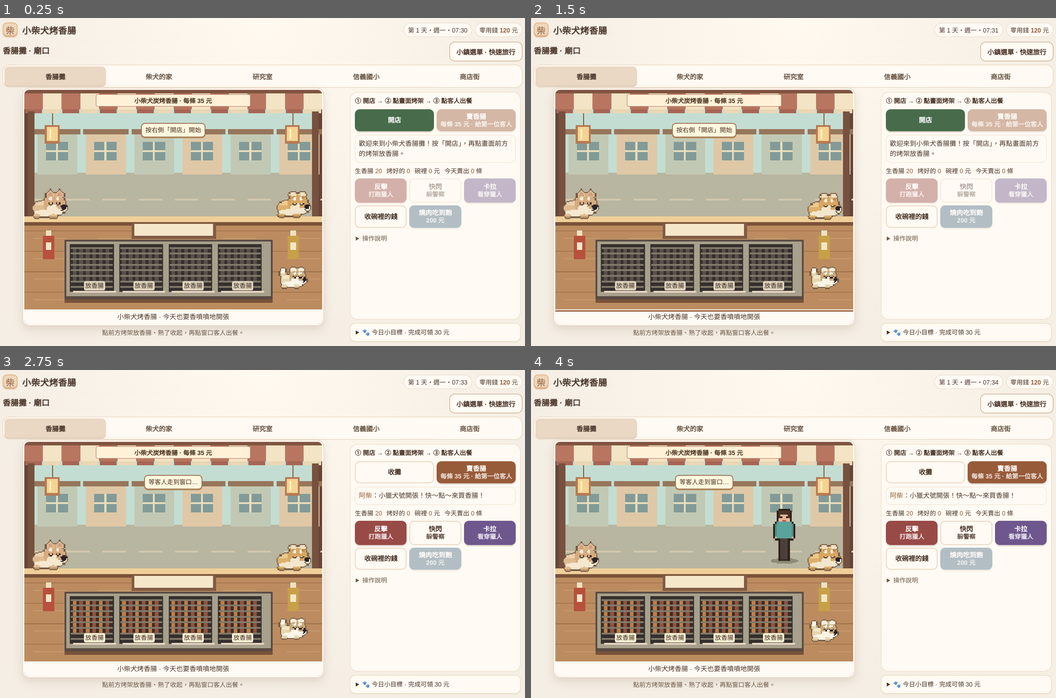
Above: before the commit, frames 1-4 (two rows, left to right).
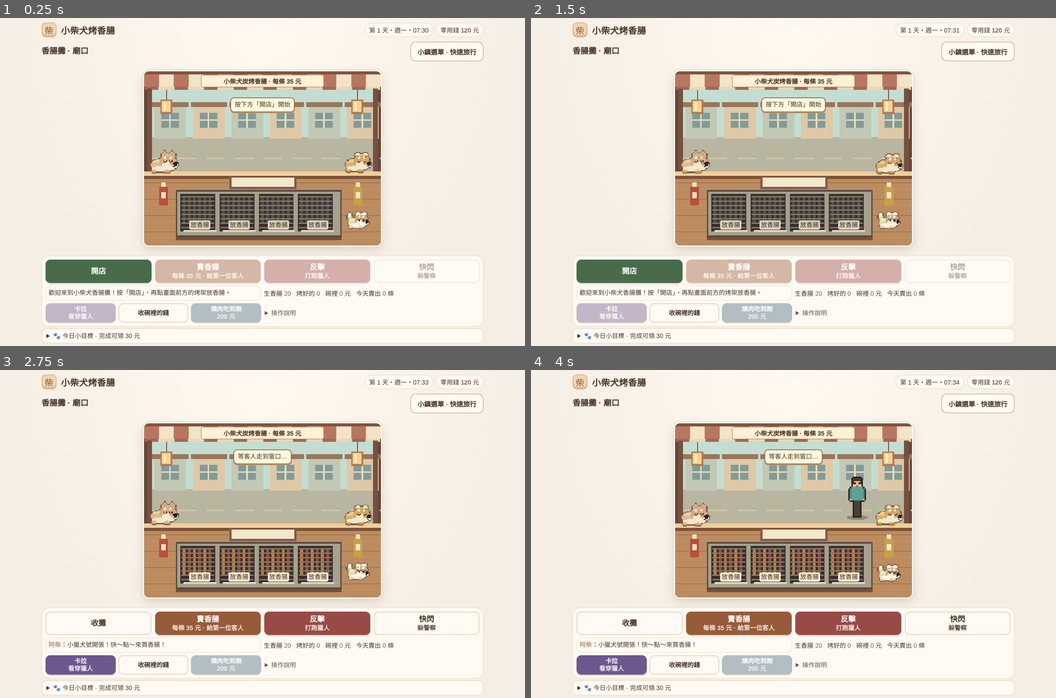
Above: after the commit, the same moments.

Repository: bb9vgzsdy8-spec/Shiba-game
Game: browser game, page 小柴犬的小鎮_第一階段_自由走動體驗.html
Two runs of this game, one before a commit and one after it. Both use one fixed random seed, a clock stepped at 60 frames per second and the inputs below.
Inputs (mouse positions are in pixels of both pictures, inside the frame that each line leads up to; where the layout moved, square brackets give the same spot in the first picture):
- Up to frame 1 (0.25 s): no input
- Up to frame 2 (1.5 s): click (793, 159) [704, 198] at 0.27 s; hold Right from 1.03 s (still down); tap Ctrl at 1.1 s
- Up to frame 3 (2.75 s): release Right at 1.53 s; hold Left 1.58-2.15 s; tap Ctrl at 1.6, 2.1, 2.6 s; click "開店" at 2.02 s; hold Up 2.2-2.5 s; hold Right from 2.55 s (still down)
- Up to frame 4 (4 s): tap Ctrl at 3.1, 3.6 s; release Right at 3.22 s; hold Up 3.27-3.5 s; hold Left 3.55-3.98 s

The runs differ from the first frame. In frame 1, 54% of the frame differs, in the area x 0-100%, y 1-100%; in frame 2, 54%; in frame 3, 53%; in frame 4, 53%.

Commit message:
Center cooking actions below the game screen

Diff:
--- a/小柴犬的小鎮_第一階段_自由走動體驗.html
+++ b/小柴犬的小鎮_第一階段_自由走動體驗.html
@@ -247,6 +247,35 @@
 #counterControls #grills .grill:disabled span{background:#dfd4be}
 #counterControls #grills .grill:hover:not(:disabled){border-color:#fbe8b5}
 @media(max-width:520px){.counter-sign{font-size:12px;padding:1px}#customerOrder{padding:2px 3px;font-size:14px}#counterCustomer{left:29%;width:42%}#counterControls #grills .grill{padding:0 1px 8px}#counterControls #grills .grill span{padding:1px;font-size:14px}}
+/* Cooking controls sit directly below the scene, in the player's line of sight. */
+.app[data-scene="temple"]{max-width:1000px}
+.app[data-scene="temple"]>.tabs{display:none}
+.app[data-scene="temple"] .workspace{display:flex;flex-direction:column;gap:8px}
+.app[data-scene="temple"] .play-area{flex:1;min-height:0;margin:0 auto;width:100%;max-width:none}
+.app[data-scene="temple"] .stage-caption,.app[data-scene="temple"] .travel-status,.app[data-scene="temple"] .stall-guide{display:none}
+.app[data-scene="temple"] .controls{flex:none;overflow:visible;padding:0;gap:4px}
+#p-temple{display:grid;grid-template-columns:1fr 1fr;gap:6px;padding:8px}
+#p-temple .stall-primary{grid-column:1/-1;grid-template-columns:repeat(4,minmax(0,1fr));gap:8px}
+#p-temple .stall-primary .btn{min-height:52px;font-size:17px;padding:6px}
+#p-temple .stall-primary .btn small{font-size:14px}
+#p-temple .msg{font-size:14px;line-height:1.4;padding:6px}
+#p-temple .stats{align-content:center;font-size:14px;gap:4px 12px}
+#p-temple .stall-secondary{grid-template-columns:repeat(3,minmax(0,1fr))}
+#p-temple .stall-secondary .btn{font-size:14px;padding:5px}
+#p-temple .instructions{align-self:center}
+.app[data-scene="temple"] .daily-card{padding:0 8px;box-shadow:none}
+@media(min-width:900px) and (min-height:600px){
+ .app[data-scene="temple"] .stage{max-width:calc((100vh - 350px) * 320 / 236);max-width:calc((100dvh - 350px) * 320 / 236)}
+ .app[data-scene="temple"] .travel-map:not([hidden]) ~ .workspace .stage{max-width:calc((100vh - 420px) * 320 / 236);max-width:calc((100dvh - 420px) * 320 / 236)}
+ .app[data-scene="temple"] .instructions .hint,.app[data-scene="temple"] .daily-content{max-height:110px;overflow:auto}
+}
+@media(max-width:899px),(max-height:599px){
+ .app[data-scene="temple"] .stage{max-width:600px}
+ #p-temple{grid-template-columns:1fr}
+ #p-temple .stall-primary{position:sticky;bottom:8px;z-index:3;background:var(--panel);padding:6px;border:1px solid var(--line);border-radius:12px;order:10}
+ #p-temple .stall-primary .btn{font-size:15px;padding:5px 2px;min-height:52px}
+ #p-temple .stall-primary .btn small{font-size:13px}
+}
 </style>
 </head>
 <body>
@@ -280,7 +309,7 @@
   <div class="stage">
     <div class="stage-screen"><canvas id="cv" width="320" height="236" tabindex="0" aria-label="等角像素風遊戲畫面"></canvas><button type="button" class="door-label" id="doorLabel" hidden></button>
       <div id="counterControls" hidden>
-        <button type="button" id="counterCustomer" aria-label="點第一位客人出餐"><span id="customerOrder">按右側「開店」開始</span></button>
+        <button type="button" id="counterCustomer" aria-label="點第一位客人出餐"><span id="customerOrder">按下方「開店」開始</span></button>
         <div class="g4" id="grills" aria-label="餐車前方四個香腸烤架"></div>
         <span class="counter-sign">小柴犬炭烤香腸 · 每條 35 元</span>
       </div></div>
@@ -321,12 +350,12 @@
 
   <section class="panel" id="p-temple" hidden>
     <p class="stall-guide">① 開店 → ② 點畫面烤架 → ③ 點客人出餐</p>
-    <div class="g2 stall-primary"><button class="btn good" id="bOpen">開店</button><button class="btn" id="bSell">賣香腸<small>每條 35 元 · 給第一位客人</small></button></div>
+    <div class="g2 stall-primary"><button class="btn good" id="bOpen">開店</button><button class="btn" id="bSell">賣香腸<small>每條 35 元 · 給第一位客人</small></button><button class="btn red" id="bHit">反擊<small>打跑獵人</small></button><button class="btn ghost" id="bFlee">快閃<small>躲警察</small></button></div>
     <div class="msg" id="mTemple" role="status"></div>
     <div class="stats"><span>生香腸 <b id="tRaw">0</b></span><span>烤好的 <b id="tStock">0</b></span><span>碗裡 <b id="tBowl">0</b> 元</span><span>今天賣出 <b id="tSold">0</b> 條</span></div>
     <div class="g3 stall-secondary">
-      <button class="btn red" id="bHit">反擊<small>打跑獵人</small></button>
-      <button class="btn ghost" id="bFlee">快閃<small>躲警察</small></button>
+
+
       <button class="btn violet" id="bKara">卡拉<small id="karaS">看穿獵人</small></button>
       <button class="btn ghost" id="bBowl">收碗裡的錢</button>
       <button class="btn blue" id="bBBQ">燒肉吃到飽<small>200 元</small></button>
@@ -1117,7 +1146,7 @@
   TP.slots.forEach((s,i)=>{const b=st.children[i];const cls=!s.on?'':s.c<.5?'raw':s.c<.85?'cook':s.c<burnAt()?'ready':' …(331 unchanged characters)…
   const customer=front(),order=$('customerOrder'),serve=$('counterCustomer');
  serve.disabled=!TP.open||TP.fled>0||!customer;
- order.textContent=!TP.open?'按右側「開店」開始':TP.fled>0?'餐車快閃中…':!customer?'等客人走到窗口…':customer.kind==='police'?'警察來了！按「快閃」':customer.kind==='hunter'&&customer.net>0?'拿出網子了！按「反擊」':TP.stock>0?'香腸一條！點我出餐':'香腸一條，等你烤好！';
+ order.textContent=!TP.open?'按下方「開店」開始':TP.fled>0?'餐車快閃中…':!customer?'等客人走到窗口…':customer.kind==='police'?'警察來了！按「快閃」':customer.kind==='hunter'&&customer.net>0?'拿出網子了！按「反擊」':TP.stock>0?'香腸一條！點我出餐':'香腸一條，等你烤好！';
  serve.setAttribute('aria-label',order.textContent);
  $('tStock').textContent=TP.stock;$('tRaw').textContent=S.raw;$('tBowl').textContent=S.bowl;$('tSold').textContent=S.soldToday;
   $('bOpen').textContent=TP.open?'收攤':'開店';$('bOpen').className='btn '+(TP.open?'ghost':'good');
@@ -1579,7 +1608,7 @@
 }});
 function showScene(s){
  if(!Object.prototype.hasOwnProperty.call(SC,s))return;
- cancelJourney();cur=s;setMap(false);$('counterControls').hidden=s!=='temple';
+ cancelJourney();cur=s;document.querySelector('.app').dataset.scene=s;setMap(false);$('counterControls').hidden=s!=='temple';
  document.querySelectorAll('.tab').forEach(b=>b.setAttribute('aria-selected',b.dataset.s===s?'true':'false'));
  for(const k in SC)$('p-'+k).hidden=k!==s;
  $('sceneName').textContent=sceneInfo[s].name;$('sceneCaption').textContent=sceneInfo[s].caption;travelStatus.textContent=sceneInfo[s].hint;
